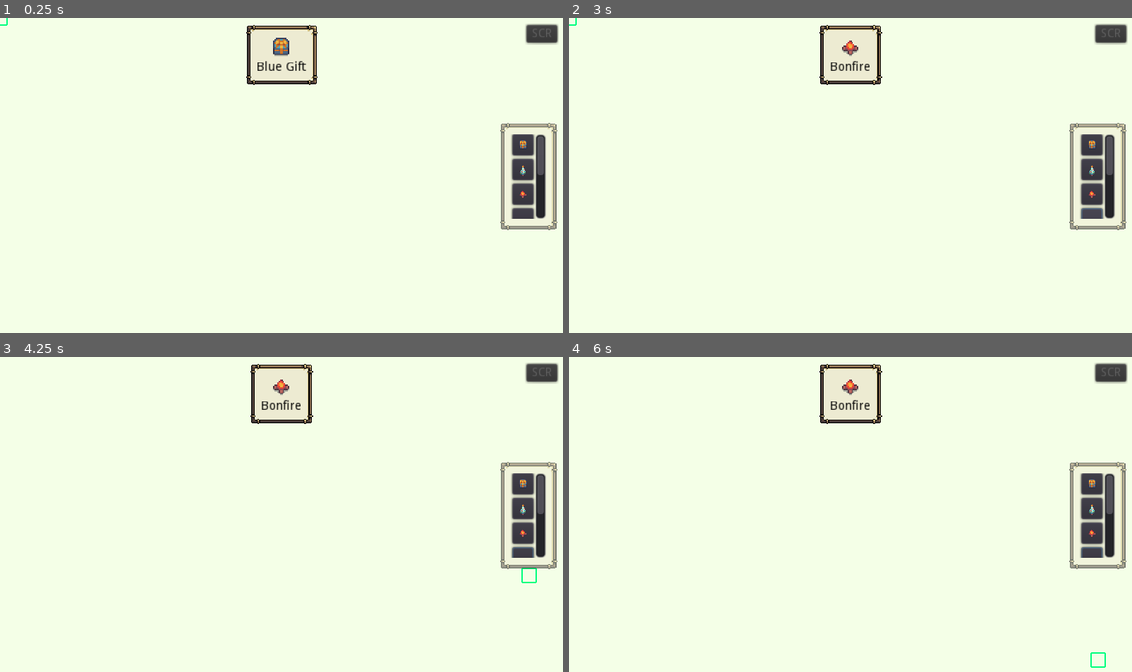
Above: before the commit, frames 1-4 (two rows, left to right).
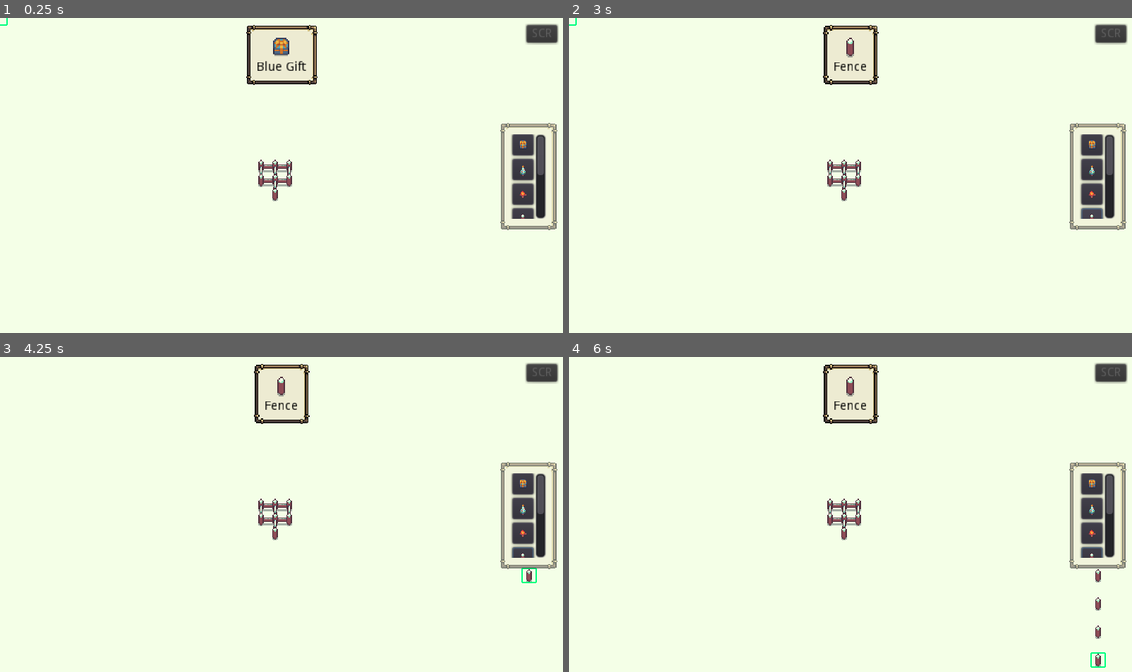
Above: after the commit, the same moments.

Repository: IvessJohn/godot-SantasPresentFactory
Game: Godot game, scene res://source/level/TestLevel.tscn
The game is run twice, just before and just after one commit, with the same random seed, the same clock (stepped at 60 frames per second) and the same inputs.
Inputs (mouse positions are in pixels of both pictures, inside the frame that each line leads up to):
- Up to frame 1 (0.25 s): no input
- Up to frame 2 (3 s): click (1092, 144) at 0.5 s; click (1092, 169) at 1.25 s; click (1092, 194) at 2 s; click (1092, 219) at 2.75 s
- Up to frame 3 (4.25 s): click (523, 583) at 3.5 s
- Up to frame 4 (6 s): click (1092, 605) at 4.25 s; click (1092, 631) at 5 s; click (1092, 656) at 5.75 s

The runs differ from the first frame. In frame 1, 0.4% of the frame differs, in the area x 45-94%, y 44-64%; in frame 2, 1.1%; in frame 3, 1.2%; in frame 4, 1.3%, in the area x 44-95%, y 2-99%.
Error before the commit: Invalid get index 'ui_icon' (on base: 'Nil'). (res://source/UI/SelectedItem.gd:12)

Commit message:
Tile placement implemented
1. Created Fence.tres
2. Updated can_place_object() in GameBoard.cs
3. Added fence to the object selection menu

Diff:
--- a/source/GameBoard.gd
+++ b/source/GameBoard.gd
@@ -20,6 +20,7 @@
 	PlaceableTileResource.TILE_PLACEMENT.SURFACE: $SurfaceTileMap
 }
 onready var objects := $Objects
+
 
 
 func get_unoccupied_cells() -> Array:
@@ -50,14 +51,6 @@
 
 	return cells
 
-func remove_object(cell: Vector2):
-	if _objects.has(cell):
-		var removed_object: Node2D = _objects[cell]
-		removed_object.queue_free()
-		_objects.erase(cell)
-		if _props.has(cell):
-			_props.erase(cell)
-
 func _on_Cursor_moved(new_cell):
 	pass
 
@@ -72,6 +65,9 @@
 		_selected_resource = value
 		print("_selected_resource = " + str(_selected_resource))
 
+
+
+
 #
 # OBEJCT PLACEMENT
 #
@@ -80,6 +76,7 @@
 	# tilemap.set_cellv(...)
 	# tilemap.update_bitmask_region()
 #	var object_scene: PackedScene = props_res.get_prop(prop_id)
+	print(can_place_object(cell, _selected_resource))
 	if can_place_object(cell, _selected_resource):
 		match _selected_resource.type:
 			PlaceableObjectResource.OBJECT_TYPES.PROP:
@@ -90,18 +87,20 @@
 				_place_tile(cell, _selected_resource)
 
 func can_place_object(cell, object_resource) -> bool:
-	if not object_resource or not object_resource.scene:
+	if not object_resource:
 		return false
 
 	match object_resource.type:
 		PlaceableObjectResource.OBJECT_TYPES.PROP:
-			return true
+			return object_resource.scene != null
 		PlaceableObjectResource.OBJECT_TYPES.ACTOR:
 			return not _objects.has(cell)
+		PlaceableObjectResource.OBJECT_TYPES.TILE:
+			return true
 		PlaceableObjectResource.OBJECT_TYPES.BUILDING:
 			return false
-		_:
-			return false
+
+	return false
 
 func _place_prop(cell, _prop_resource: PlaceableObjectResource):
 	# First, check if there was any other object placed and if so, remove it
@@ -139,6 +138,16 @@
 	tilemap.set_cellv(cell, tile_id)
 	tilemap.update_bitmask_region()
 
+
+
+
 #
 # OBJECT REMOVAL
 #
+func remove_object(cell: Vector2):
+	if _objects.has(cell):
+		var removed_object: Node2D = _objects[cell]
+		removed_object.queue_free()
+		_objects.erase(cell)
+		if _props.has(cell):
+			_props.erase(cell)
--- a/source/UI/LevelUI.tscn
+++ b/source/UI/LevelUI.tscn
@@ -10,6 +10,7 @@
 [ext_resource path="res://assets/art/Fantasy RPG snow pack/Objects/100%/Gift_blue_1.png" type="Texture" id=8]
 [ext_resource path="res://source/UI/SelectedItem.gd" type="Script" id=9]
 [ext_resource path="res://source/UI/elements/ScreenshotButton.gd" type="Script" id=10]
+[ext_resource path="res://source/resources/PlaceableObjects/Tiles/Fence.tres" type="Resource" id=11]
 
 [node name="LevelUI" type="Control" groups=["LevelUI", "UI"]]
 anchor_right = 1.0
@@ -115,7 +116,7 @@
 margin_bottom = 220.0
 size_flags_horizontal = 6
 script = ExtResource( 5 )
-tile_resources = [ ExtResource( 3 ), ExtResource( 2 ), ExtResource( 6 ), null, null, null, null, null ]
+tile_resources = [ ExtResource( 3 ), ExtResource( 2 ), ExtResource( 6 ), ExtResource( 11 ), null, null, null, null ]
 
 [node name="ScreenshotButton" type="Button" parent="MarginContainer"]
 margin_left = 597.0
--- a/source/level/TestLevel.tscn
+++ b/source/level/TestLevel.tscn
@@ -19,6 +19,7 @@
 tile_data = PoolIntArray( -1, 1, 0, -65536, 1, 0, -65535, 1, 0, -65534, 1, 0, -65533, 1, 0, -65532, 1, 0, -65531, 1, 0, …(14094 unchanged characters)…
 
 [node name="SurfaceTileMap" parent="GameBoard" instance=ExtResource( 2 )]
+tile_data = PoolIntArray( 655378, 5, 0, 655379, 5, 1, 655380, 5, 2, 720914, 5, 131072, 720915, 5, 262144, 720916, 5, 131074, 786451, 5, 131075 )
 
 [node name="Cursor" parent="GameBoard" instance=ExtResource( 1 )]
 visible = true
--- /dev/null
+++ b/source/resources/PlaceableObjects/Tiles/Fence.tres
@@ -0,0 +1,13 @@
+[gd_resource type="Resource" load_steps=3 format=2]
+
+[ext_resource path="res://source/resources/PlaceableObjects/PlaceableTileResource.gd" type="Script" id=1]
+[ext_resource path="res://source/UI/icons/props and tiles/Fence.png" type="Texture" id=2]
+
+[resource]
+script = ExtResource( 1 )
+name = "Fence"
+type = 2
+ui_icon = ExtResource( 2 )
+texture = ExtResource( 2 )
+tile_id = 5
+tile_placement = 0
Not shown: 1 places in source/UI/LevelUI.tscn that only renumber resources
Binary file added: source/UI/icons/props and tiles/Fence.png
Not shown, added: source/UI/icons/props and tiles/Fence.png.import
